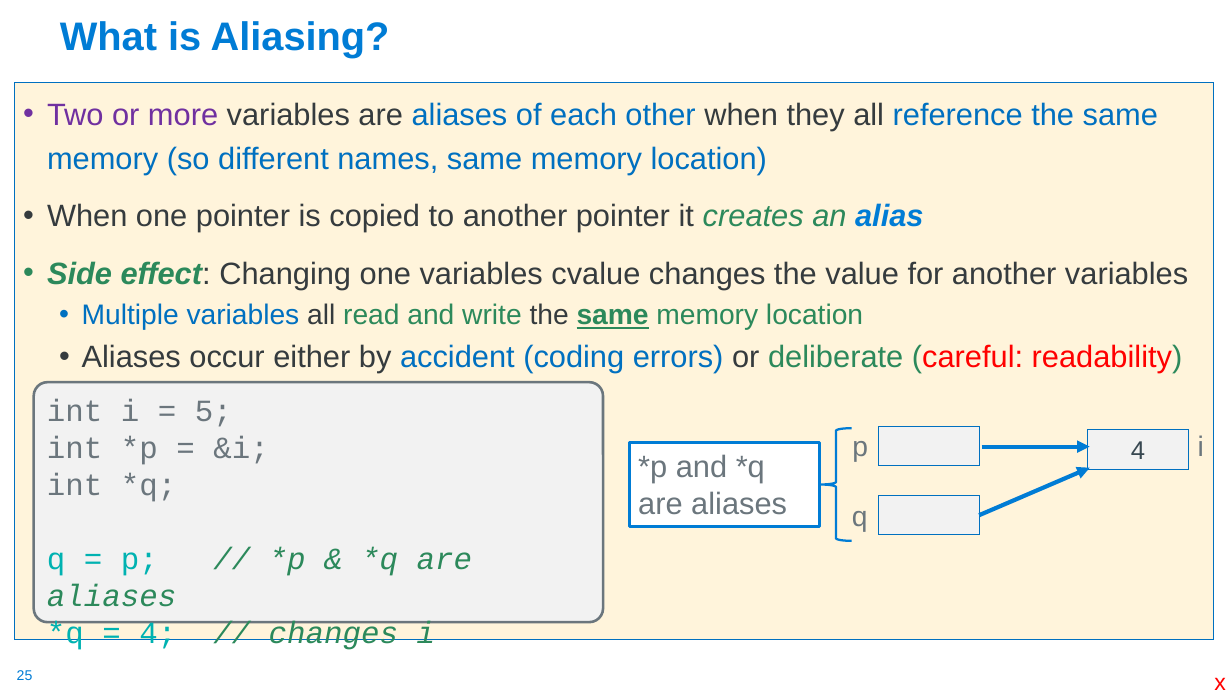
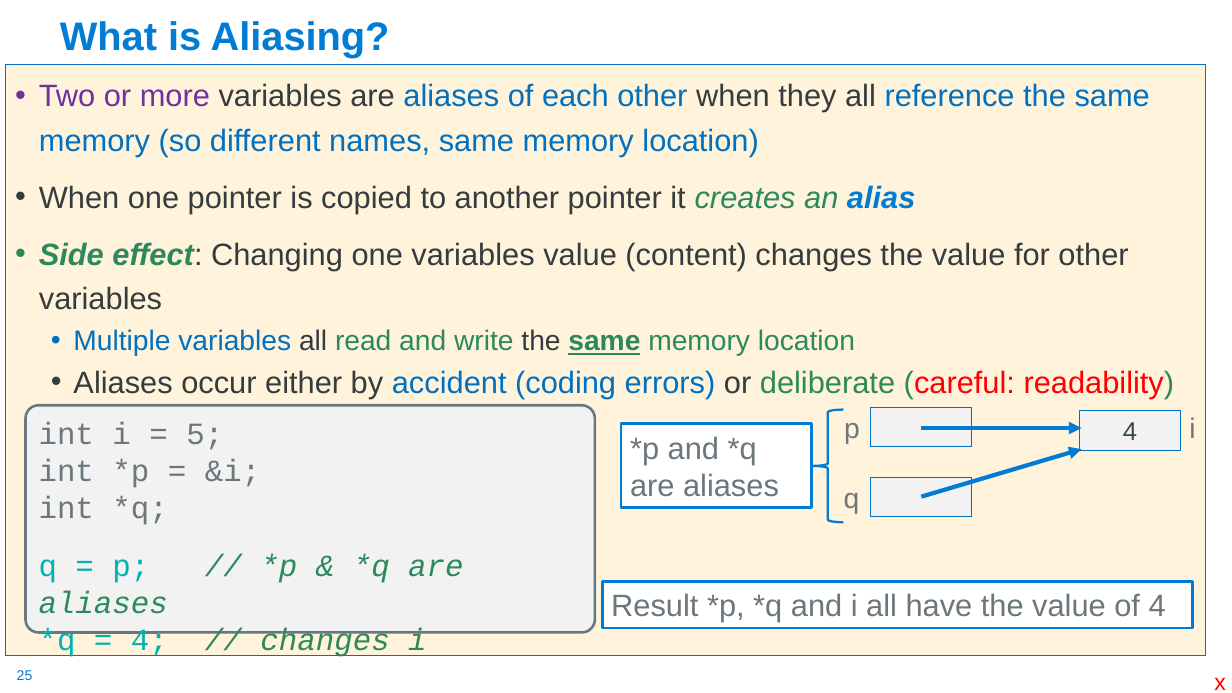
Before and after one commit to cse30-fa22/Muller_CSE30_Lecture_Slides, a slide deck: slide 25 of 03_C_Part2.pptx. Drawn at 1232x693 pixels with LibreOffice and Linux fonts; fonts in the diff are those of the drawing. Boxes give left, top, right and bottom in pixels: in the first picture for what was removed or moved away, otherwise in the second. Text is boxed around its words. In the diff, an @@ line names an element or a change of style, - is before the commit and + after.

```diff
--- a/03_C_Part2.pptx
+++ b/03_C_Part2.pptx
@@ text "Two or more variables are ...": place and size @@
-text "Two or more variables are ..." at (14, 82, 1214, 639)
+text "Two or more variables are ..." at (6, 64, 1205, 655)
@@ text at (39, 242, 1128, 310): text changed @@
-• Side effect: Changing one variables cvalue changes the value for another variables
+• Side effect: Changing one variables value (content) changes the value for other variables
@@ rounded rectangle "int i = 5;": place and size @@
-rounded rectangle "int i = 5;" at (33, 383, 603, 623)
+rounded rectangle "int i = 5;" at (26, 406, 595, 633)
@@ 4 rectangles, 3 texts, 1 left brace: place and size @@
-4 rectangles, 3 texts, 1 left brace at (629, 426, 1204, 541)
+4 rectangles, 3 texts, 1 left brace at (621, 408, 1195, 522)
@@ arrow moved from (980, 516) - (1090, 468) to (921, 496) - (1082, 449) @@
@@ arrow moved from (982, 446) - (1090, 446) to (921, 428) - (1082, 428) @@
@@ rectangle added at (603, 581, 1193, 628), fill #FFFFFF, outline #007CD5 2.25 pt, 24 pt, text #6B767D @@
+Result *p, *q and i all have the value of 4
```
Also in this commit, not shown: 16 other slides changed, 22 slides added, 3 slides removed, 1 other file.
